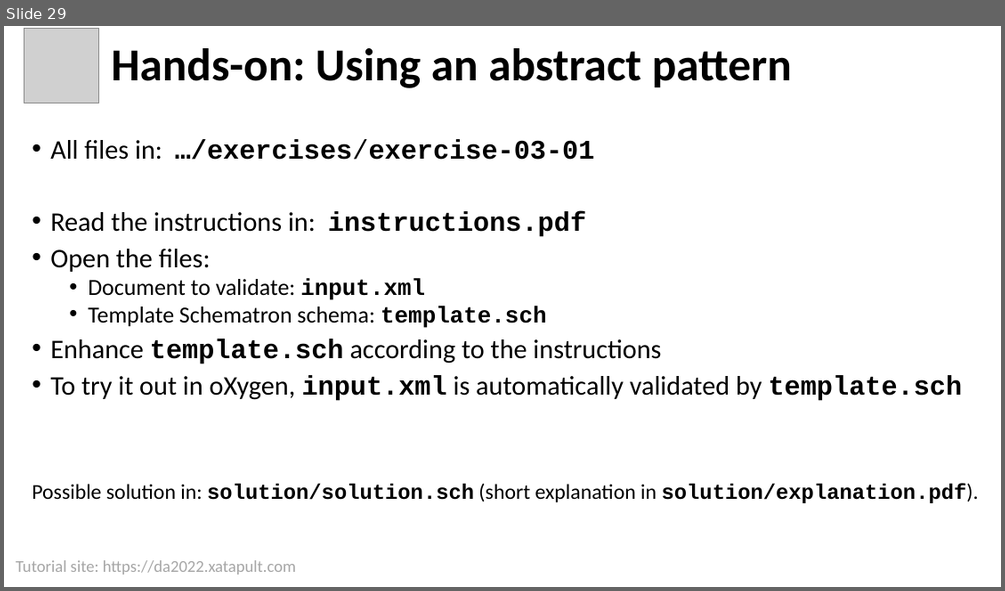
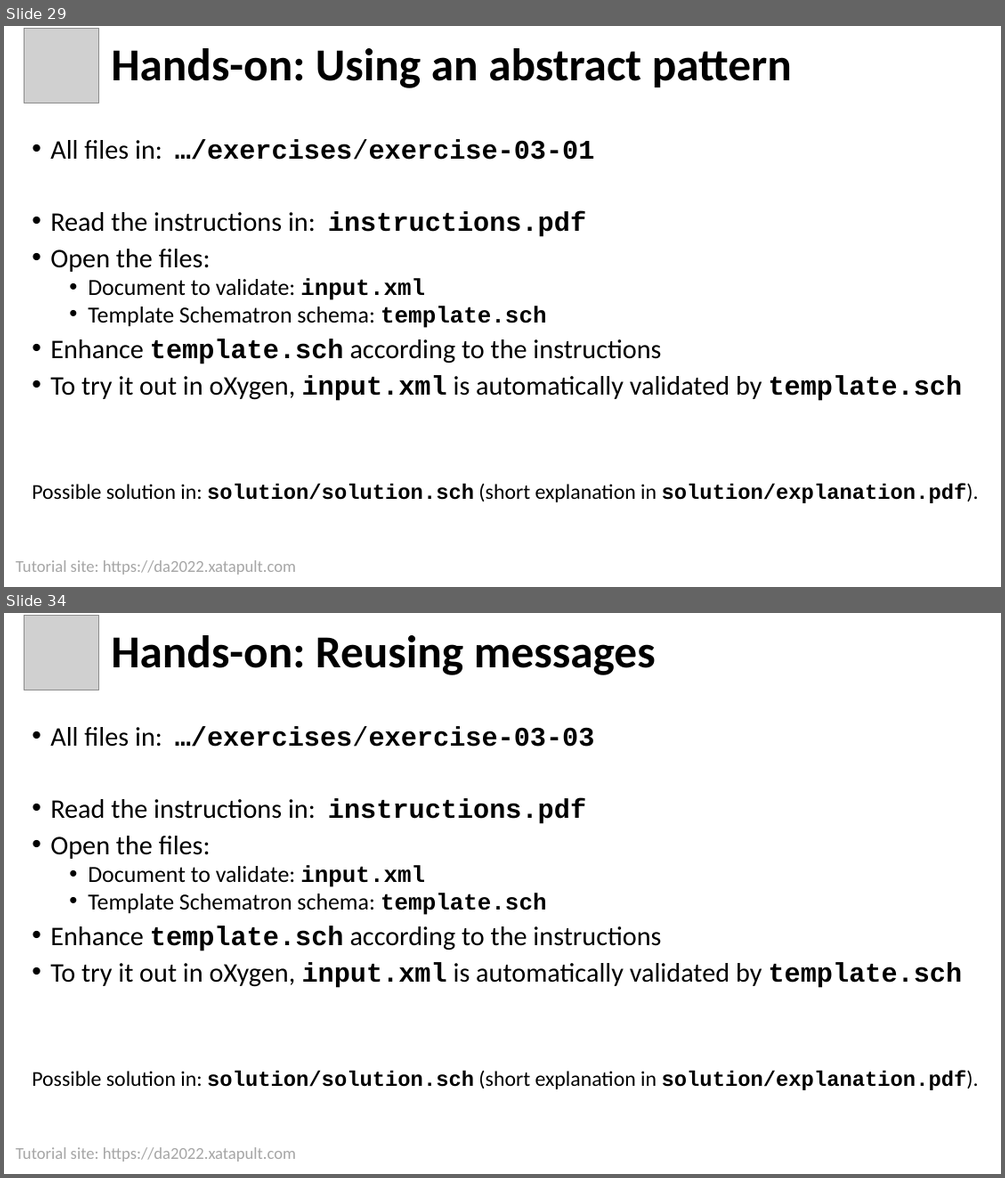
Before and after one commit to xatapult/da-2022-schematron, a slide deck: presentation/Schematron Tutorial DA 2022.pptx. Shown one above the other, each under a label of ours: slide 29 before the commit, slides 29 and 34 after it; the slides between them are not shown. The pictures are 1005x591 and 1005x1178 pixels, drawn with LibreOffice and Linux fonts; fonts in the diff are those of the drawing; grey boxes stand for pictures; background and template pictures are left out. Boxes give left, top, right and bottom in pixels: in the first picture for what was removed or moved away, otherwise in the second. Text is boxed around its words. In the diff, an @@ line names an element or a change of style, - is before the commit and + after.

Commit message:
Added some new exercises and fixed typos

```diff
--- a/presentation/Schematron Tutorial DA 2022.pptx
+++ b/presentation/Schematron Tutorial DA 2022.pptx
@@ slide 34 added at [4, 613, 1001, 1174], background #FFFFFF; not listed: 1 template element that a slide beside it also shows @@
@@ picture added at [24, 616, 99, 690] @@
@@ title added at [111, 635, 655, 675], 44 pt, text #000000, bold @@
+Hands-on: Reusing messages
@@ text added at [32, 726, 979, 1090], 25.9 pt, text #000000 @@
+• All files in: …/exercises/exercise-03-03
+• Read the instructions in: instructions.pdf
+• Open the files:
+  • Document to validate: input.xml
+  • Template Schematron schema: template.sch
+• Enhance template.sch according to the instructions
+• To try it out in oXygen, input.xml is automatically validated by template.sch
+Possible solution in: solution/solution.sch (short explanation in solution/explanation.pdf).
```
Also in this commit, not shown: 6 slides changed, 4 other slides added, 32 other files.
